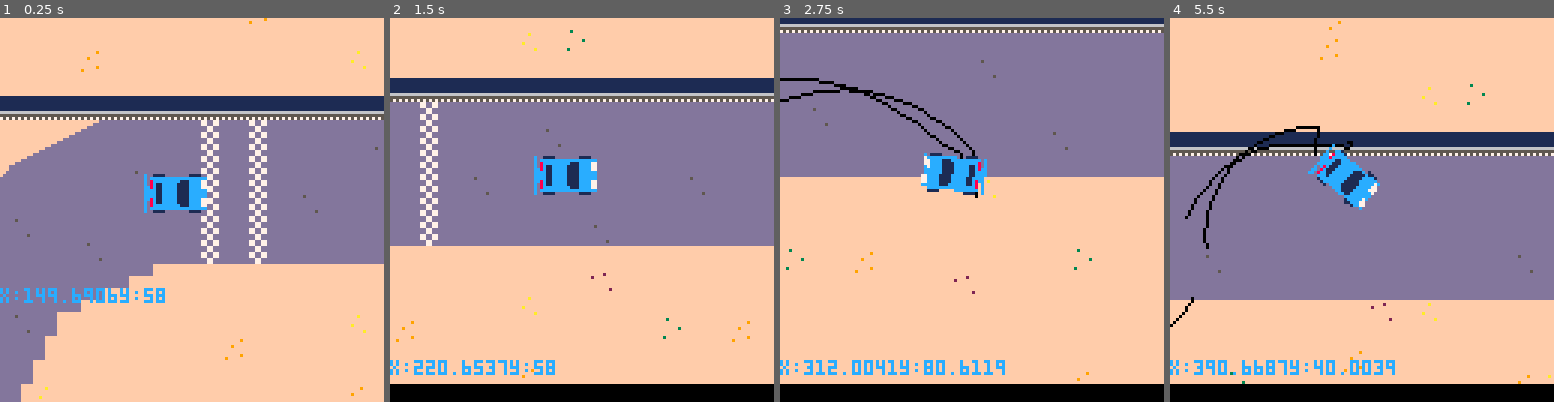
Above: before the commit, frames 1-4 (left to right).
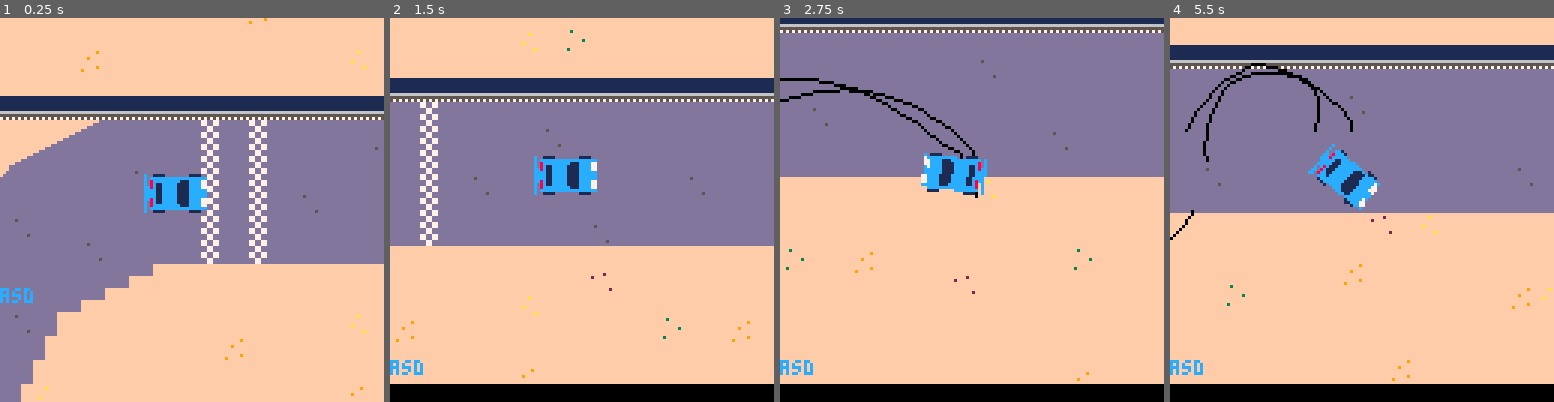
Above: after the commit, the same moments.

Repository: graearea/pico8
Game: PICO-8 cartridge skidmarks.p8
The game is run twice, just before and just after one commit, with the same random seed, the same clock (stepped at 60 frames per second) and the same inputs.
Inputs:
- Up to frame 1 (0.25 s): no input
- Up to frame 2 (1.5 s): tap X (X key) at 0.33, 1.07 s
- Up to frame 3 (2.75 s): hold Right 1.6-2.1 s; tap X (X key) at 1.85 s; hold Right from 2.47 s (still down)
- Up to frame 4 (5.5 s): tap X (X key) at 2.97, 4.08, 5.2 s; release Right at 3.03 s; hold Left 3.08-3.58 s; hold Right 4.02-4.68 s; hold Left from 5.08 s (still down)

The runs differ from the first frame. In frame 1, 0.7% of the frame differs, in the area x 0-43%, y 70-75%; in frame 2, 0.7%; in frame 3, 0.9%; in frame 4, 53%, in the area x 0-100%, y 0-96%.

Commit message:
moving things around, getting it neater. impacts work

Diff:
--- a/skidmarks.p8
+++ b/skidmarks.p8
@@ -39,12 +39,28 @@
   camera(window_x,window_y)
   rectfill(0,0,1024,1027,15)
   map(0, 0, 0, 0, 1024, 64)
+	 draw_skids(skids_l)
+	 draw_skids(skids_r)
   car:draw()
   camera()
   --print(car:is_hitting_wall())
   print(bob)
 --  print(mget(car.x/8,car.y/8)>8,0,0,11)
 end
+
+
+ function draw_skids(skiddies)
+ 	local prevx=nil
+	 local prevy=nil
+	 for skid in all(skiddies) do
+	 	if(prevx != nil and skid.x !=nil ) do
+
+	   line(prevx,prevy,skid.x,skid.y,0)
+	  end
+		 prevx=skid.x
+		 prevy=skid.y
+	 end
+ end
 
 function printstatus(text)
  print(text)
@@ -80,27 +96,15 @@
  acc=0.2,
  max_dx=2,
  max_dy=2,
- r_wheels={{y=6,x=7,l="br"},{y=-6,x=7,l="bl"}},
- f_wheels={{y=6,x=-7,l="fr"},{y=-6,x=-7,l="fl"}},
+ r_wheels={{y=6,x=7,l="br"},{y=-6,x=7,l="bl"},{y=6,x=-7,l="fr"},{y=-6,x=-7,l="fl"}},
 
  would_hit_wall=function(self,dx,dy)
-   sprite= mget((self.x+dx)/8,(self.y+dy)/8)
---			bob=(sprite==59)
-   if sprite==59 then
-
---    return true
-   end
-
    for wheel in all(self.r_wheels) do
     wheel_pos={x=self.x+wheel.x,y=self.y+wheel.y}
-    locn=self:rotate_wheel_posn(self,wheel)
-    bob="x:" .. wheel_pos.x .. "y:".. wheel_pos.y
+    locn=self:rotate_wheel_posn(wheel)
+
  		 sprite=mget(locn.x/8,locn.y/8)
-    printh(wheel.l)
-			 printh("x:" .. locn.x .. "y:" .. locn.y)
-			 printh("x:" .. wheel_pos.x .. "y:" .. wheel_pos.y)
 			 if(sprite==59) do
-     self.dy=0
 			  return true
 			 end
    end
@@ -110,27 +114,25 @@
 	move=function(self,v)
 	 local dx=self.dx
   local dy=self.dy
-	 --delta_angle= self.d_travel-self.angle
-	 --self.d_travel= self.d_travel-delta_angle/30
-		max_dx=6--abs(5*cos(-self.angle/360))
-  max_dy=6--abs(5*sin(-self.angle/360))
+		local max_dx=6
+  local max_dy=6
 
 		new_dx=(5*cos(-self.angle/360))
   new_dy=(5*sin(-self.angle/360))
 
 		delta_dx=(new_dx-dx)/50
 		delta_dy=(new_dy-dy)/50
- if (not handbrake) do
-		dx=dx+delta_dx
-		dy=dy+delta_dy
- end
+  if (not handbrake) do
+ 		dx=dx+delta_dx
+ 		dy=dy+delta_dy
+  end
   dx=clamp(dx,-max_dx,max_dx)
   dy=clamp(dy,-max_dy,max_dy)
   if self:would_hit_wall(dx,dy) then
-   dy=0
-  else
-   self.y=self.y+dy
-  end
+   dy=clamp(dy,0,10)
+  end
+
+  self.y=self.y+dy
   self.x=self.x+dx
   local speed =flr(speed_of(dx,dy))
   sfx(speed*2+1)
@@ -165,22 +166,8 @@
 	end,
 
 	draw=function(self)
-	 self:draw_skids(skids_l)
-	 self:draw_skids(skids_r)
 	 spr_r(0,self.x,self.y,self.angle, draw_px)
   --print(bob,self.x-58,self.y-58)
- end,
-
- draw_skids=function(self,skiddies)
- 	local prevx=nil
-	 local prevy=nil
-	 for b,skid in pairs(skiddies) do
-	 	if(prevx != nil and skid.x !=nil ) do
-	   line(prevx,prevy,skid.x,skid.y,0)
-	  end
-		 prevx=skid.x
-		 prevy=skid.y
-	 end
  end,
 
  rotate_wheel_posn=function(self,pos)
@@ -193,7 +180,7 @@
 	 xx=flr(dx*ca-dy*sa+tx)--transofrmed val
 	 yy=flr(dx*sa+dy*ca+ty)
 		local locn={x=xx,y=yy}
-		printh(locn.x..","..locn.y)
+		printh("➡️"..locn.x..","..locn.y)
 		return locn
  end,
 
